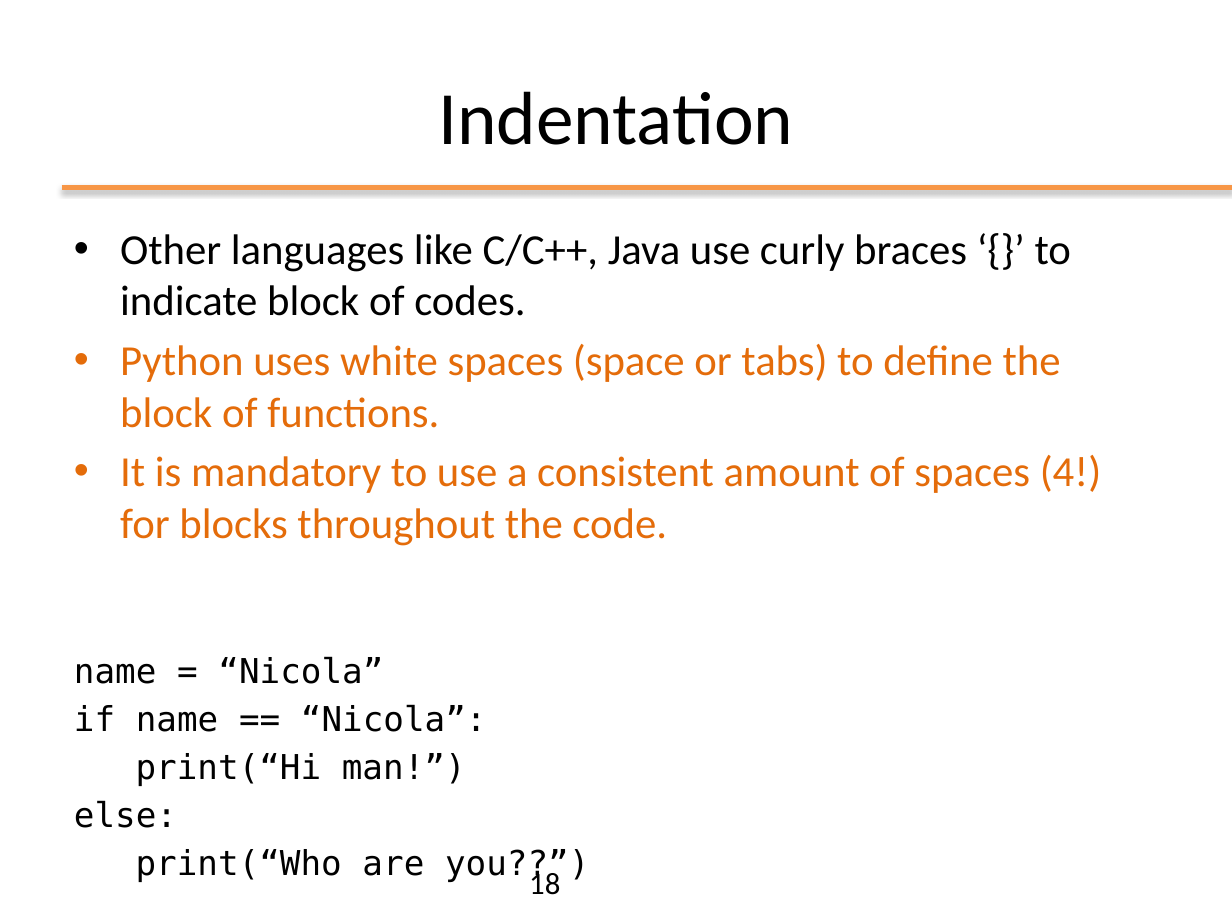
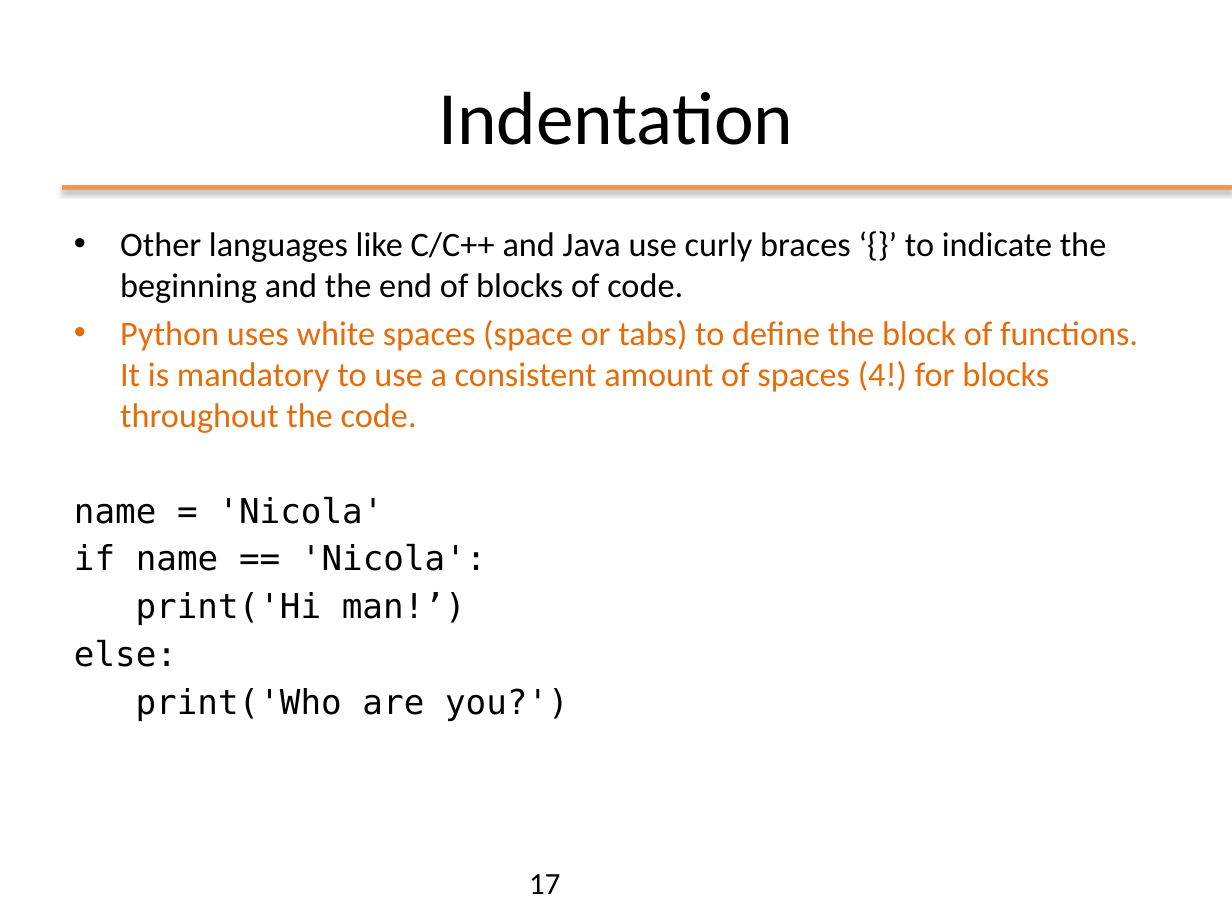
Before and after one commit to nbicocchi/ooprogramming, a slide deck: slide 17 of slides/python/ppt/01 - Python Basics.pptx (slide 18 before the commit). Drawn at 1232x924 pixels with LibreOffice and Linux fonts; fonts in the diff are those of the drawing. Boxes give left, top, right and bottom in pixels: in the first picture for what was removed or moved away, otherwise in the second. Text is boxed around its words. In the diff, an @@ line names an element or a change of style, - is before the commit and + after.

```diff
--- a/slides/python/ppt/01 - Python Basics.pptx
+++ b/slides/python/ppt/01 - Python Basics.pptx
@@ text at (74,232,1138,625): text changed; size 25 to 20 pt; text colour #E46C0A to #000000 @@
-• Other languages like C/C++, Java use curly braces ‘{}’ to indicate block of codes.
-• Python uses white spaces (space or tabs) to define the block of functions.
-• It is mandatory to use a consistent amount of spaces (4!) for blocks throughout the code.
-name = “Nicola”
-if name == “Nicola”:
-print(“Hi man!”)
+• Other languages like C/C++ and Java use curly braces ‘{}’ to indicate the beginning and the end of blocks of code.
+• Python uses white spaces (space or tabs) to define the block of functions. It is mandatory to use a consistent amount of spaces (4!) for blocks throughout the code.
+name = 'Nicola'
+if name == 'Nicola':
+print('Hi man!’)
@@ text at (136,688,569,721): text changed @@
-print(“Who are you??”)
+print('Who are you?')
@@ page number at (529,874,560,894): text changed @@
-18
+17
```
Also in this commit, not shown: 23 other slides changed, 2 slides added, 1 slide removed, 1 other file.
